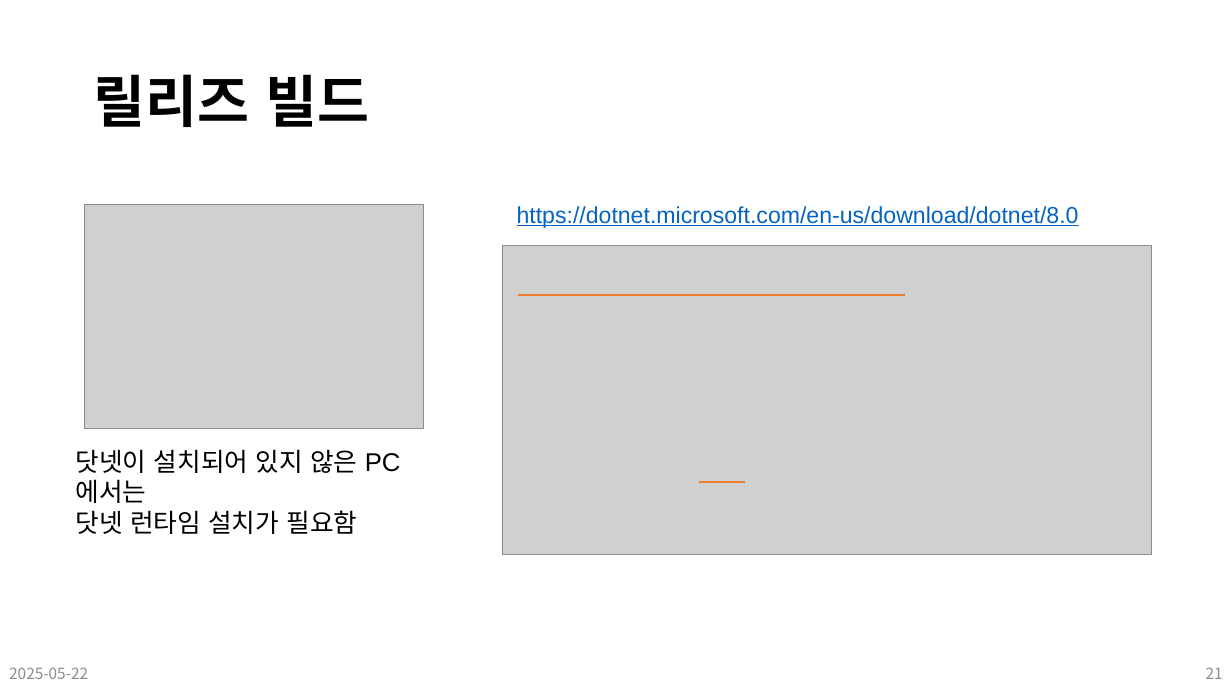
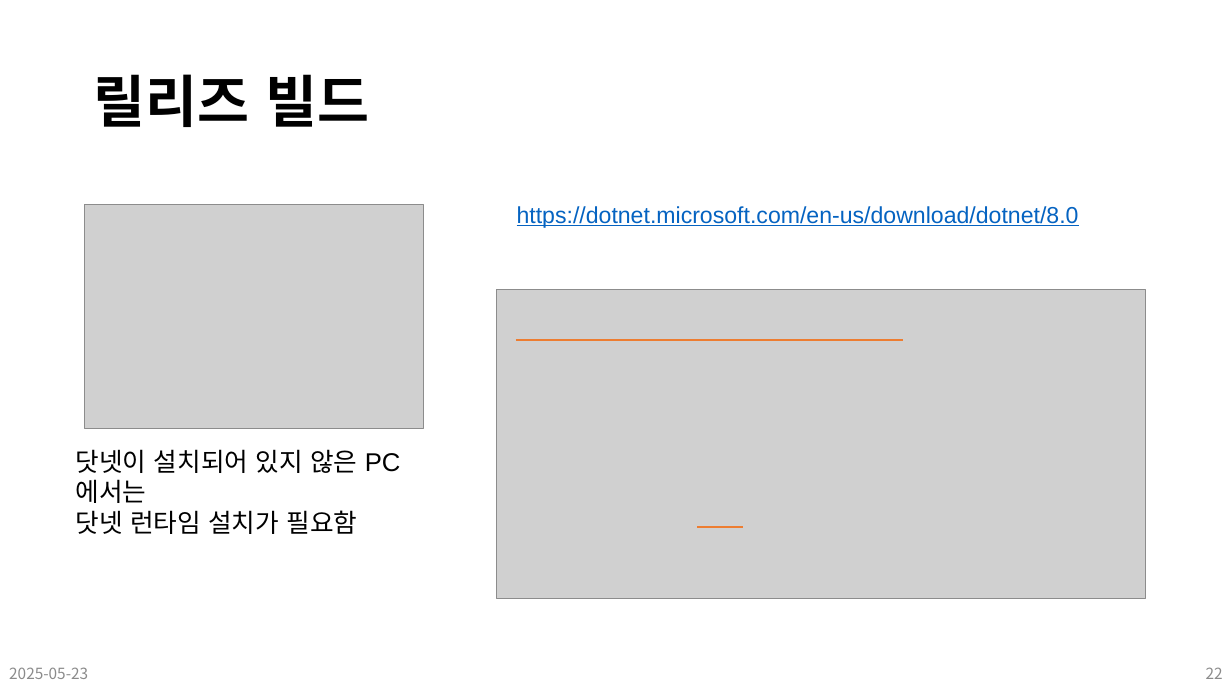
Before and after one commit to Leader-Lesson/KDT_SF_Short_5th, a slide deck: slide 22 of material/19_CSharp_WPF (디자인 패턴).pptx (slide 21 before the commit). Drawn at 1232x693 pixels with LibreOffice and Linux fonts; fonts in the diff are those of the drawing; grey boxes stand for pictures; background and template pictures are left out. Boxes give left, top, right and bottom in pixels: in the first picture for what was removed or moved away, otherwise in the second. Text is boxed around its words. In the diff, an @@ line names an element or a change of style, - is before the commit and + after.

Commit message:
lecture ready: 250523

```diff
--- a/material/19_CSharp_WPF (디자인 패턴).pptx
+++ b/material/19_CSharp_WPF (디자인 패턴).pptx
@@ picture: place and size @@
-picture at [502,246,1152,555]
+picture at [496,290,1146,599]
@@ line moved from (518, 295) - (906, 295) to (516, 340) - (904, 340) @@
@@ line moved from (699, 482) - (745, 482) to (698, 527) - (743, 527) @@
@@ text at [9,667,88,679]: text changed @@
-2025-05-22
+2025-05-23
@@ page number at [1206,667,1223,679]: text changed @@
-21
+22
```
Also in this commit, not shown: 24 other slides changed, 1 slide added, 8 other files.
